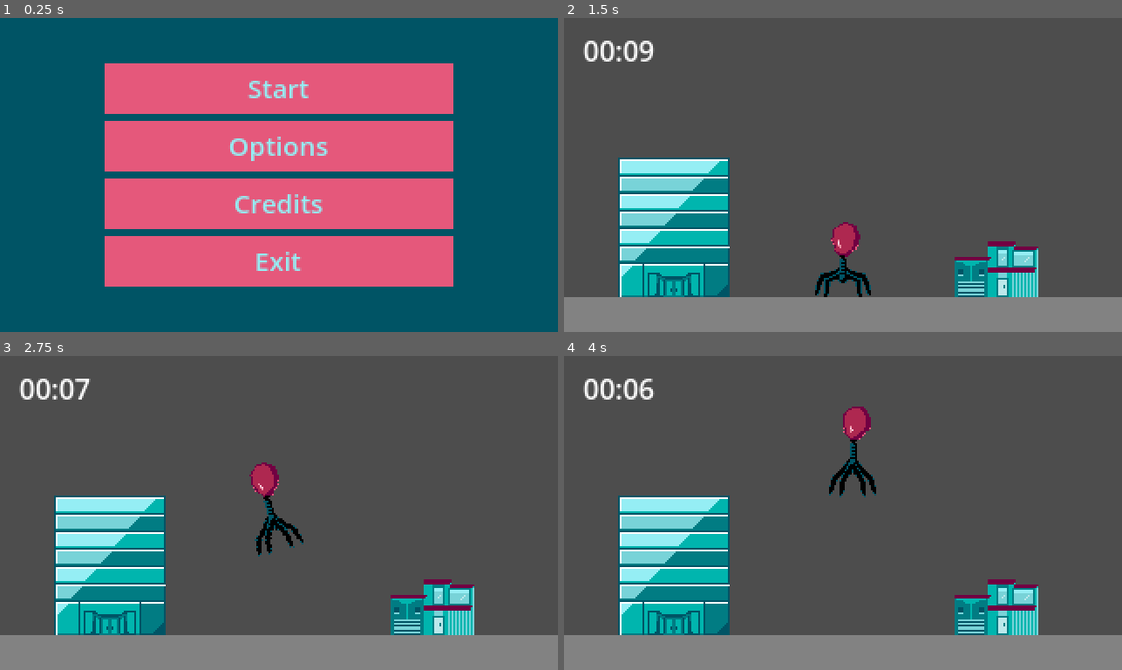
Above: before the commit, frames 1-4 (two rows, left to right).
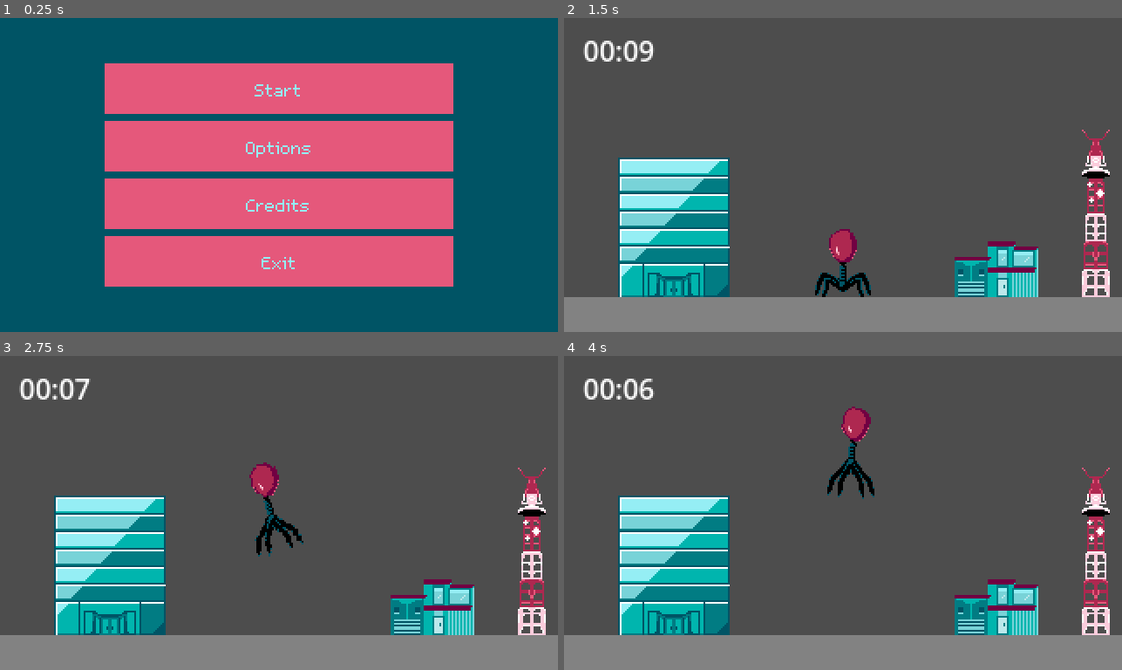
Above: after the commit, the same moments.

Repository: lily-swift/Jame-Gam-46
Game: Godot game, scene res://Scenes/main_menu.tscn
Two runs of this game, one before a commit and one after it. Both use one fixed random seed, a clock stepped at 60 frames per second and the inputs below.
Inputs:
- Up to frame 1 (0.25 s): no input
- Up to frame 2 (1.5 s): click "Start" at 0.5 s; hold Right (moveRight) from 1.28 s (still down); tap Shift (drill) at 1.35 s
- Up to frame 3 (2.75 s): tap Space (jump) at 1.52, 1.55, 1.82, 2.1, 2.27, 2.57 s; release Right (moveRight) at 2.03 s; hold Left (moveLeft) from 2.03 s (still down); tap Shift (drill) at 2.3 s
- Up to frame 4 (4 s): release Left (moveLeft) at 2.78 s; hold Right (moveRight) from 2.78 s (still down); tap Shift (drill) at 2.85, 3.6 s; tap Space (jump) at 3.05, 3.77 s

The runs differ from the first frame. In frame 1, 1.6% of the frame differs, in the area x 41-59%, y 20-81%; in frame 2, 2.0%, in the area x 46-98%, y 35-89%; in frame 3, 1.5%; in frame 4, 1.8%.

Commit message:
Added injecting functionality
No minigame to trigger yet so you do kinda just get frozen

Diff:
--- a/Game/Resources/main_menu.tres
+++ b/Game/Resources/main_menu.tres
@@ -1,11 +1,7 @@
 [gd_resource type="Theme" load_steps=8 format=3 uid="uid://chub8xaykuame"]
 
+[ext_resource type="FontFile" uid="uid://dswbhi82jmbe" path="res://m5x7.ttf" id="1_0e0o5"]
 [ext_resource type="FontFile" uid="uid://cke7sb3jbolk7" path="res://Resources/new_font_file.tres" id="1_qcqu0"]
-
-[sub_resource type="SystemFont" id="SystemFont_4todf"]
-font_names = PackedStringArray("Rockwell")
-hinting = 2
-subpixel_positioning = 0
 
 [sub_resource type="StyleBoxFlat" id="StyleBoxFlat_s523i"]
 bg_color = Color(0.443137, 0, 0.258824, 1)
@@ -43,8 +39,8 @@
 Button/constants/h_separation = 0
 Button/constants/icon_max_width = 0
 Button/constants/outline_size = 0
-Button/font_sizes/font_size = 15
-Button/fonts/font = SubResource("SystemFont_4todf")
+Button/font_sizes/font_size = 16
+Button/fonts/font = ExtResource("1_0e0o5")
 Button/styles/disabled = SubResource("StyleBoxFlat_s523i")
 Button/styles/focus = SubResource("StyleBoxFlat_brgj2")
 Button/styles/hover = SubResource("StyleBoxFlat_277qh")
--- a/Game/Resources/new_font_file.tres
+++ b/Game/Resources/new_font_file.tres
@@ -6,3 +6,8 @@
 cache/0/16/0/underline_position = 0.0
 cache/0/16/0/underline_thickness = 0.0
 cache/0/16/0/scale = 1.0
+cache/0/15/0/ascent = 0.0
+cache/0/15/0/descent = 0.0
+cache/0/15/0/underline_position = 0.0
+cache/0/15/0/underline_thickness = 0.0
+cache/0/15/0/scale = 1.0
--- a/Game/Scenes/game_timer.gd
+++ b/Game/Scenes/game_timer.gd
@@ -18,4 +18,5 @@
 func _process(delta):
 	label.text = "%02d:%02d" % time_left()
 	if time_left() == [0.0,0]:
-		get_tree().change_scene_to_packed(endScene);
+		pass
+		#get_tree().change_scene_to_packed(endScene);
--- a/Game/Scenes/level.tscn
+++ b/Game/Scenes/level.tscn
@@ -30,6 +30,8 @@
 [ext_resource type="Script" uid="uid://dyp6oiws3gvia" path="res://Scenes/soundtrack.gd" id="25_6y3s5"]
 [ext_resource type="Texture2D" uid="uid://c2nwcua3v03xr" path="res://Art/Buildings/alt office-export.png" id="28_1cgv8"]
 [ext_resource type="Texture2D" uid="uid://bgbdpnmhr0nvt" path="res://Art/Buildings/rubble4.png" id="29_hcs0j"]
+[ext_resource type="Texture2D" uid="uid://dmp2smyr2ojta" path="res://Art/Buildings/radiotower.png" id="31_idpk0"]
+[ext_resource type="Texture2D" uid="uid://26xw7cukul33" path="res://Art/Buildings/rubble1.png" id="32_dw52x"]
 
 [sub_resource type="SpriteFrames" id="SpriteFrames_1ainy"]
 animations = [{
@@ -51,13 +53,13 @@
 }]
 
 [sub_resource type="RectangleShape2D" id="RectangleShape2D_53r2q"]
-size = Vector2(16, 32)
+size = Vector2(17, 32)
 
 [sub_resource type="RectangleShape2D" id="RectangleShape2D_luodc"]
 size = Vector2(19, 23)
 
 [sub_resource type="RectangleShape2D" id="RectangleShape2D_1cgv8"]
-size = Vector2(13, 29)
+size = Vector2(12, 29)
 
 [sub_resource type="SpriteFrames" id="SpriteFrames_u0did"]
 animations = [{
@@ -266,6 +268,9 @@
 [sub_resource type="RectangleShape2D" id="RectangleShape2D_2klc5"]
 size = Vector2(18, 34)
 
+[sub_resource type="RectangleShape2D" id="RectangleShape2D_idpk0"]
+size = Vector2(4, 9)
+
 [sub_resource type="SpriteFrames" id="SpriteFrames_t205d"]
 animations = [{
 "frames": [{
@@ -285,6 +290,38 @@
 "frames": [{
 "duration": 1.0,
 "texture": ExtResource("29_hcs0j")
+}],
+"loop": true,
+"name": &"Rubble",
+"speed": 5.0
+}, {
+"frames": [],
+"loop": true,
+"name": &"balloon",
+"speed": 5.0
+}, {
+"frames": [],
+"loop": true,
+"name": &"blank",
+"speed": 5.0
+}]
+
+[sub_resource type="SpriteFrames" id="SpriteFrames_ais7f"]
+animations = [{
+"frames": [{
+"duration": 1.0,
+"texture": ExtResource("31_idpk0")
+}],
+"loop": true,
+"name": &"default",
+"speed": 5.0
+}]
+
+[sub_resource type="SpriteFrames" id="SpriteFrames_re0q2"]
+animations = [{
+"frames": [{
+"duration": 1.0,
+"texture": ExtResource("32_dw52x")
 }],
 "loop": true,
 "name": &"Rubble",
@@ -318,7 +355,7 @@
 sprite_frames = SubResource("SpriteFrames_1ainy")
 
 [node name="CollisionShape2D" type="CollisionShape2D" parent="ModernHouse"]
-position = Vector2(3, 0)
+position = Vector2(3.5, 0)
 shape = SubResource("RectangleShape2D_53r2q")
 
 [node name="CollisionShape2D2" type="CollisionShape2D" parent="ModernHouse"]
@@ -326,7 +363,7 @@
 shape = SubResource("RectangleShape2D_luodc")
 
 [node name="CollisionShape2D3" type="CollisionShape2D" parent="ModernHouse"]
-position = Vector2(17.5, 1.5)
+position = Vector2(18, 1.5)
 shape = SubResource("RectangleShape2D_1cgv8")
 
 [node name="Effects" type="AnimatedSprite2D" parent="ModernHouse"]
@@ -335,7 +372,7 @@
 sprite_frames = SubResource("SpriteFrames_u0did")
 animation = &"Rubble"
 
-[node name="Balloon" type="RigidBody2D" parent="." node_paths=PackedStringArray("virusBody", "virusAnims", "groundDetector")]
+[node name="Balloon" type="RigidBody2D" parent="." node_paths=PackedStringArray("virusBody", "virusAnims", "virusDrillArea", "groundDetector")]
 top_level = true
 texture_filter = 1
 position = Vector2(0, 5)
@@ -349,6 +386,7 @@
 jumpCoolDown = 0.9
 virusBody = NodePath("../VirusBody")
 virusAnims = NodePath("../VirusBody/VirusAnims")
+virusDrillArea = NodePath("../VirusBody/InjectDetect")
 groundDetector = NodePath("../VirusBody/Area2D")
 jumpForce = 1325.0
 jumpStartup = 0.05
@@ -356,6 +394,7 @@
 moveSpeed = 250.0
 frictionX = 3.0
 frictionY = 2.0
+drillStartup = 0.15
 
 [node name="AnimatedSprite2D" type="AnimatedSprite2D" parent="Balloon"]
 texture_filter = 1
@@ -376,6 +415,10 @@
 
 [node name="InflateSFX" type="AudioStreamPlayer2D" parent="Balloon"]
 stream = ExtResource("16_24uko")
+
+[node name="LandSFX" type="AudioStreamPlayer2D" parent="Balloon"]
+position = Vector2(0, -7)
+stream = ExtResource("24_u0did")
 
 [node name="StaticBody2D" type="StaticBody2D" parent="."]
 position = Vector2(0, 80)
@@ -406,21 +449,9 @@
 [node name="CollisionPolygon2D" type="CollisionPolygon2D" parent="VirusBody"]
 polygon = PackedVector2Array(8, 6, 14, 9, 16, 23, 11, 23, 5, 16, -5, 16, -11, 23, -16, 23, -14, 9, -8, 6)
 
-[node name="RCbottom" type="RayCast2D" parent="VirusBody"]
-position = Vector2(0, 20)
-target_position = Vector2(0, 7)
-
-[node name="RCbottomleft" type="RayCast2D" parent="VirusBody"]
-position = Vector2(-16, 22)
-target_position = Vector2(0, 3)
-
-[node name="RCbottomright" type="RayCast2D" parent="VirusBody"]
-position = Vector2(16, 22)
-target_position = Vector2(0, 3)
-
 [node name="VirusAnims" type="AnimatedSprite2D" parent="VirusBody"]
 sprite_frames = SubResource("SpriteFrames_gf56v")
-animation = &"Fall"
+animation = &"Injecting"
 speed_scale = 2.5
 
 [node name="NeckPillowRight" type="CollisionShape2D" parent="VirusBody"]
@@ -445,6 +476,14 @@
 [node name="LandSFX" type="AudioStreamPlayer2D" parent="VirusBody/Area2D"]
 position = Vector2(0, -7)
 stream = ExtResource("24_u0did")
+
+[node name="InjectDetect" type="Area2D" parent="VirusBody"]
+collision_layer = 256
+collision_mask = 4
+
+[node name="CollisionShape2D" type="CollisionShape2D" parent="VirusBody/InjectDetect"]
+position = Vector2(0, 20.5)
+shape = SubResource("RectangleShape2D_idpk0")
 
 [node name="AudioStreamPlayer2D" type="AudioStreamPlayer2D" parent="."]
 stream = ExtResource("24_gf56v")
@@ -488,4 +527,27 @@
 wait_time = 10.0
 one_shot = true
 
+[node name="Radiotower" type="RigidBody2D" parent="."]
+position = Vector2(145, 20)
+collision_layer = 4
+collision_mask = 295
+mass = 1000.0
+freeze_mode = 1
+script = ExtResource("1_u0did")
+size = 3
+height = 98.0
+rubblePos = Vector2(25, 34)
+
+[node name="AnimatedSprite2D" type="AnimatedSprite2D" parent="Radiotower"]
+sprite_frames = SubResource("SpriteFrames_ais7f")
+
+[node name="Effects" type="AnimatedSprite2D" parent="Radiotower"]
+z_index = -3
+position = Vector2(25, 34)
+sprite_frames = SubResource("SpriteFrames_re0q2")
+animation = &"Rubble"
+
+[node name="CollisionPolygon2D" type="CollisionPolygon2D" parent="Radiotower"]
+polygon = PackedVector2Array(-2, -41, 2, -41, 8, -20, 5, -15, 9, 50, -9, 50, -5, -15, -8, -20)
+
 [connection signal="body_entered" from="VirusBody/Area2D" to="VirusBody/Area2D" method="_on_body_entered"]
--- a/Game/Scripts/playerController.gd
+++ b/Game/Scripts/playerController.gd
@@ -10,6 +10,7 @@
 var jumpT : float = 0;
 @export var virusBody : RigidBody2D
 @export var virusAnims : AnimatedSprite2D
+@export var virusDrillArea : Area2D
 @export var groundDetector : Area2D
 var balloonInflationLevel : int = 1;
 @export var jumpForce : float = 1000;
@@ -20,8 +21,13 @@
 @export var jumpDuration : float = 0.25
 @export var moveSpeed : float = 100;
 var upAnimTimer : float = -1;
-@export var frictionX : float = 1;
-@export var frictionY : float = 1;
+@export var frictionX : float = 1
+@export var frictionY : float = 1
+@export var drillCooldown : float = 0.5
+@export var drillStartup : float = 0.05
+var drillSUT : float = 0
+var drillCDT = 0;
+var building : Object
 
 var state : String = "Idle"
 var size : int = 2;
@@ -69,6 +75,23 @@
 		jumpELT -= delta
 		if(jumpELT <= 0):
 			size = 2
+	if(drillCDT > 0):
+		drillCDT -= delta
+	if(drillSUT > 0):
+		drillSUT -= delta
+		if(drillSUT <= 0):
+			startDrill()
+
+func startDrill():
+	if virusDrillArea.has_overlapping_bodies():
+		building = virusDrillArea.get_overlapping_bodies()[0]
+		print(building)
+		state = "Drill"
+	else:
+		state = "Idle"
+		$LandSFX.play()
+		drillCDT = drillCooldown
+
 
 func jump():
 	#apply_central_impulse(jumpImpuse * Vector2(0,-1))
@@ -100,10 +123,23 @@
 	if(linear_velocity.y > 2 and state == "Float"):
 		state = "Fall"
 
-	if(on_ground()):
+	if(on_ground() and (not jumpSUT  > 0) and (not jumpT > 0) and (not drillSUT > 0) and (not state == "Drill")):
 		state = "Idle"
 		if(jumpCDT <= 0):
 			jumpsLeft = jumps
+
+	if state == "Idle" and Input.is_action_just_pressed("drill") and drillCDT <= 0:
+		drillSUT = drillStartup
+		state = "Crouch"
+		size = 2
+
+
+	if state == "Crouch" or state == "Drill":
+		freeze = true
+		virusBody.freeze = true
+	else:
+		freeze = false
+		virusBody.freeze = false
 
 	if state == "Fall":
 		virusAnims.play("Fall")
@@ -111,6 +147,10 @@
 		virusAnims.play("Jump")
 	elif state == "Idle":
 		virusAnims.play("Idle")
+	elif state == "Crouch":
+		virusAnims.play("Crouch")
+	elif state == "Drill":
+		virusAnims.play("Injecting")
 
 	#Jump
 	if jumpPressed and (jumpCDT <= 0) and jumpsLeft > 0:
@@ -147,3 +187,10 @@
 			$AnimatedSprite2D.play("JumpM")
 		else:
 			$AnimatedSprite2D.play("JumpL")
+	elif(state == "Crouch" or state == "Drill"):
+		if(size == 1):
+			$AnimatedSprite2D.play("CrouchS")
+		elif(size == 2):
+			$AnimatedSprite2D.play("CrouchM")
+		else:
+			$AnimatedSprite2D.play("CrouchL")
--- a/Game/project.godot
+++ b/Game/project.godot
@@ -46,6 +46,8 @@
 drill={
 "deadzone": 0.2,
 "events": [Object(InputEventKey,"resource_local_to_scene":false,"resource_name":"","device":-1,"window_id":0,"alt_press …(195 unchanged characters)…
+, Object(InputEventKey,"resource_local_to_scene":false,"resource_name":"","device":-1,"window_id":0,"alt_pressed":false,"shift_pressed":false,"ctrl_pressed":false,"meta_pressed":false,"pressed":false,"keycode":0,"physical_keycode":83,"key_label":0,"unicode":115,"location":0,"echo":false,"script":null)
+, Object(InputEventKey,"resource_local_to_scene":false,"resource_name":"","device":-1,"window_id":0,"alt_pressed":false,"shift_pressed":false,"ctrl_pressed":false,"meta_pressed":false,"pressed":false,"keycode":0,"physical_keycode":68,"key_label":0,"unicode":100,"location":0,"echo":false,"script":null)
 ]
 }
 debug={
Not shown: 1 places in Game/Scenes/level.tscn that only renumber resources
Binary file added: Game/m5x7.ttf
Not shown, added: Game/m5x7.ttf.import
